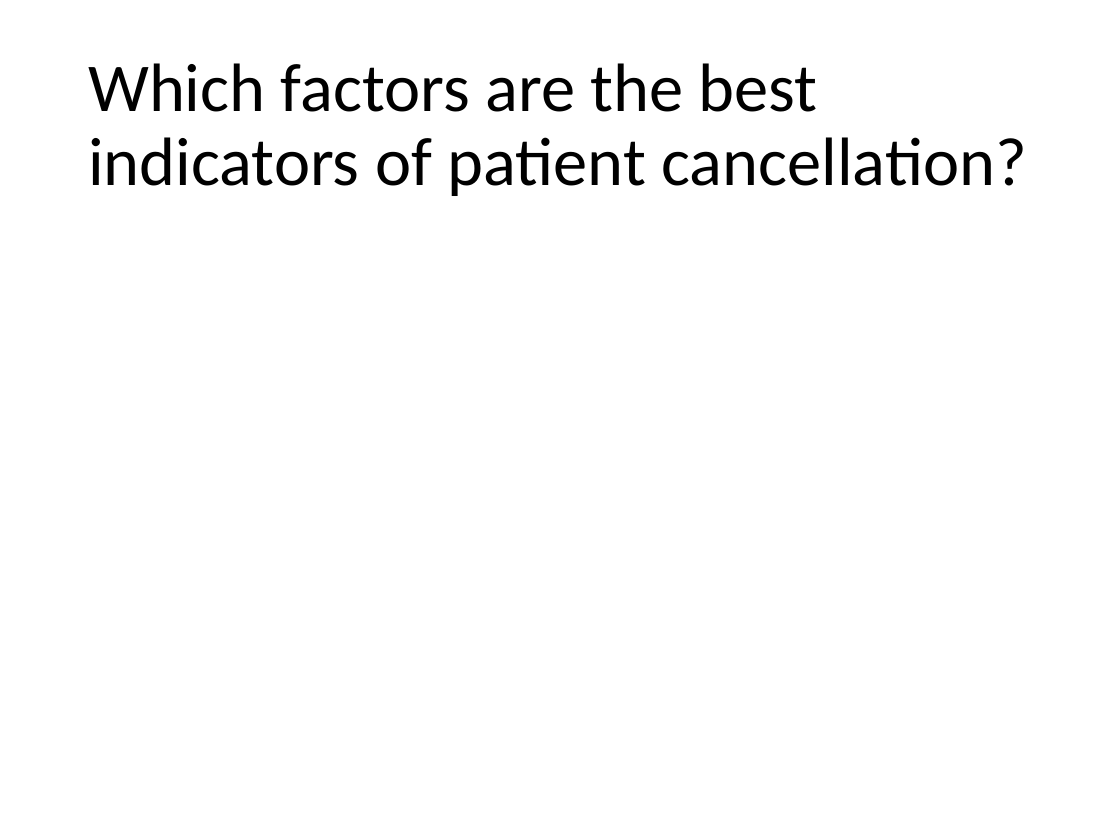
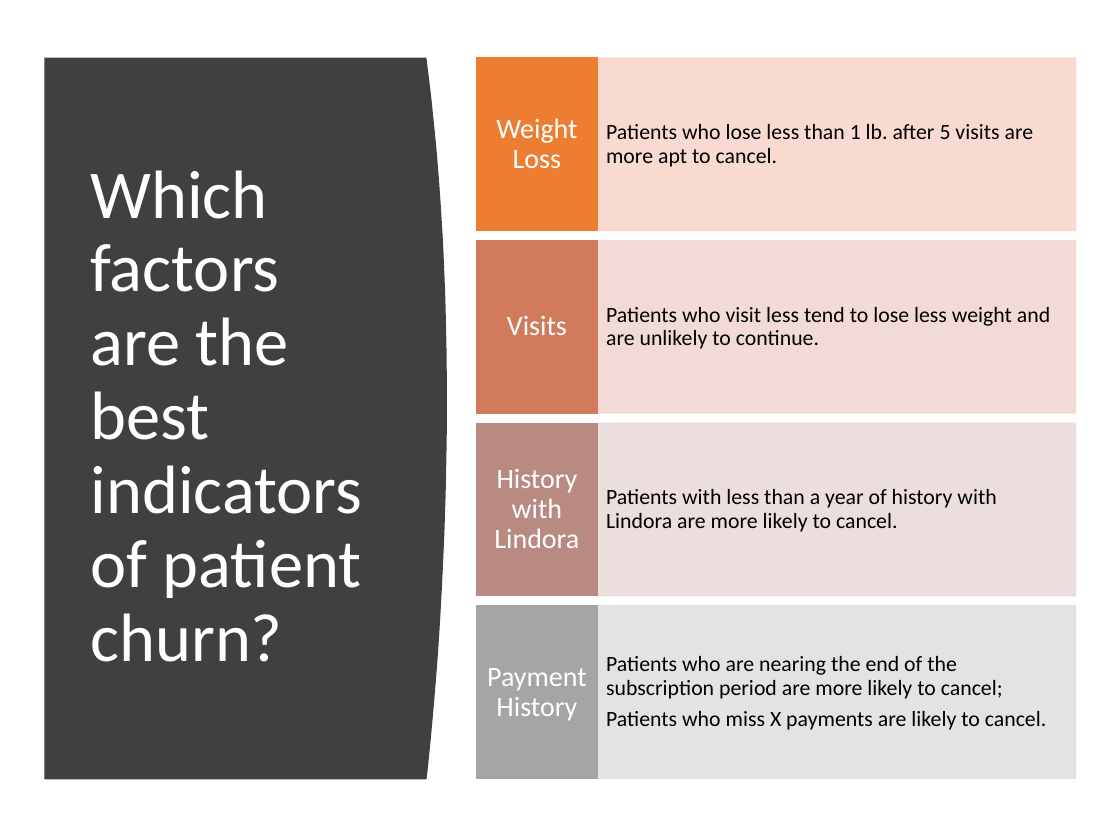
Before and after one commit to MarkovCredit/FinalPush_Churn, a slide deck: slide 19 of project outline.pptx (slide 18 before the commit). Drawn at 1120x840 pixels with LibreOffice and Linux fonts; fonts in the diff are those of the drawing. Boxes give left, top, right and bottom in pixels: in the first picture for what was removed or moved away, otherwise in the second. Text is boxed around its words. In the diff, an @@ line names an element or a change of style, - is before the commit and + after.

```diff
--- a/project outline.pptx
+++ b/project outline.pptx
@@ freeform shape added at [45, 58, 447, 780], fill #404040 @@
@@ title at [90, 170, 362, 662]: text changed; text colour #000000 to #FFFFFF @@
-Which factors are the best indicators of patient cancellation?
+Which factors are the best indicators of patient churn?
@@ group added at [477, 58, 1075, 778]: 8 rectangles, 8 texts @@
+Patients who lose less than 1 lb. after 5 visits are more apt to cancel.
+Weight Loss
+Patients who visit less tend to lose less weight and are unlikely to continue.
+Visits
+Patients with less than a year of history with Lindora are more likely to cancel.
+History with Lindora
+Patients who are nearing the end of the subscription period are more likely to cancel;
+Patients who miss X payments are likely to cancel.
+Payment History
```
Also in this commit, not shown: 4 other slides changed, 4 slides added, 1 slide removed.
